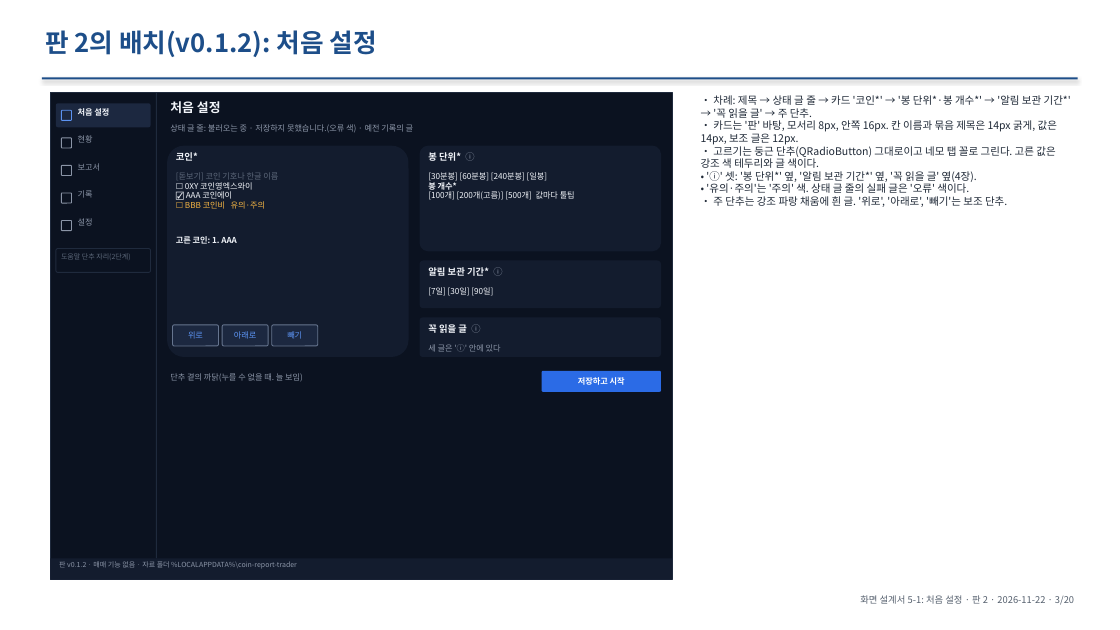
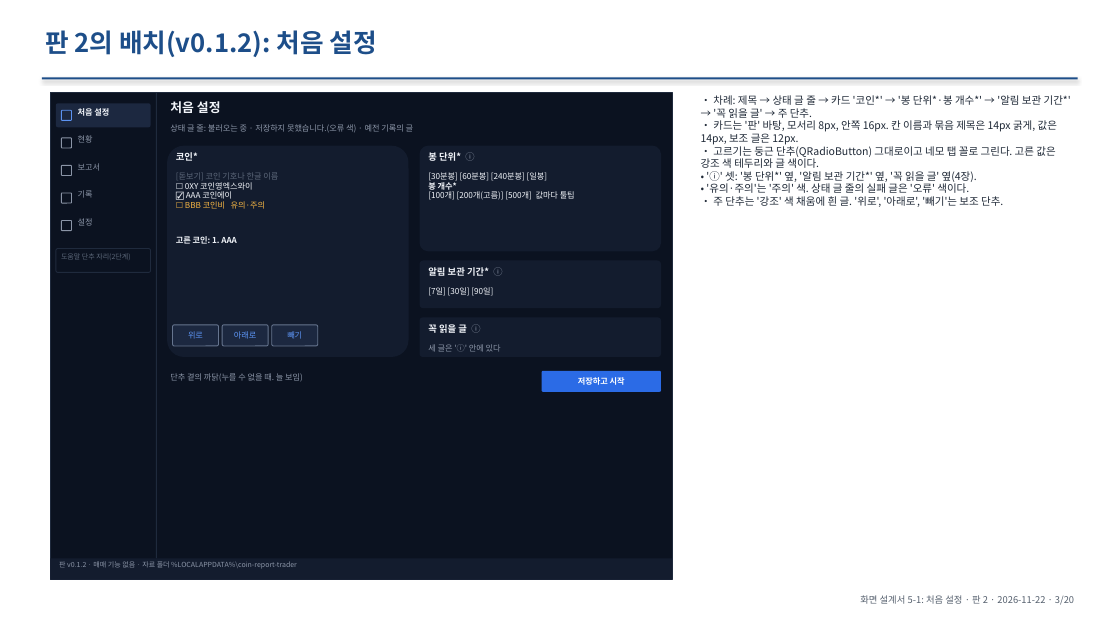
Before and after one commit to khy920723/coin-report-trader, a slide deck: slide 3 of docs/screen-design/10-first-setup.pptx. Drawn at 1120x630 pixels with LibreOffice and Linux fonts; fonts in the diff are those of the drawing. Boxes give left, top, right and bottom in pixels: in the first picture for what was removed or moved away, otherwise in the second. Text is boxed around its words. In the diff, an @@ line names an element or a change of style, - is before the commit and + after.

```diff
--- a/docs/screen-design/10-first-setup.pptx
+++ b/docs/screen-design/10-first-setup.pptx
@@ text at [713,196,1003,207]: text changed @@
-• 주 단추는 강조 파랑 채움에 흰 글. '위로', '아래로', '빼기'는 보조 단추.
+• 주 단추는 '강조' 색 채움에 흰 글. '위로', '아래로', '빼기'는 보조 단추.
```
Also in this commit, not shown: 1 other slide changed, 5 other files.
